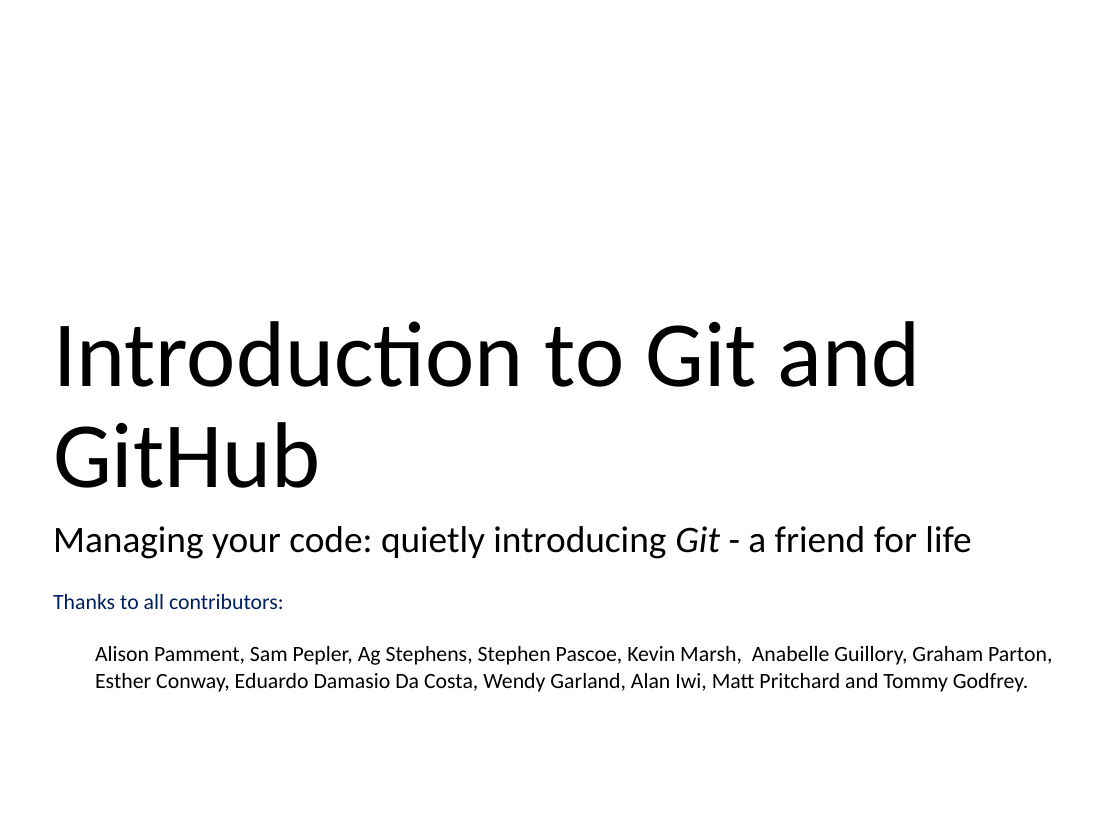
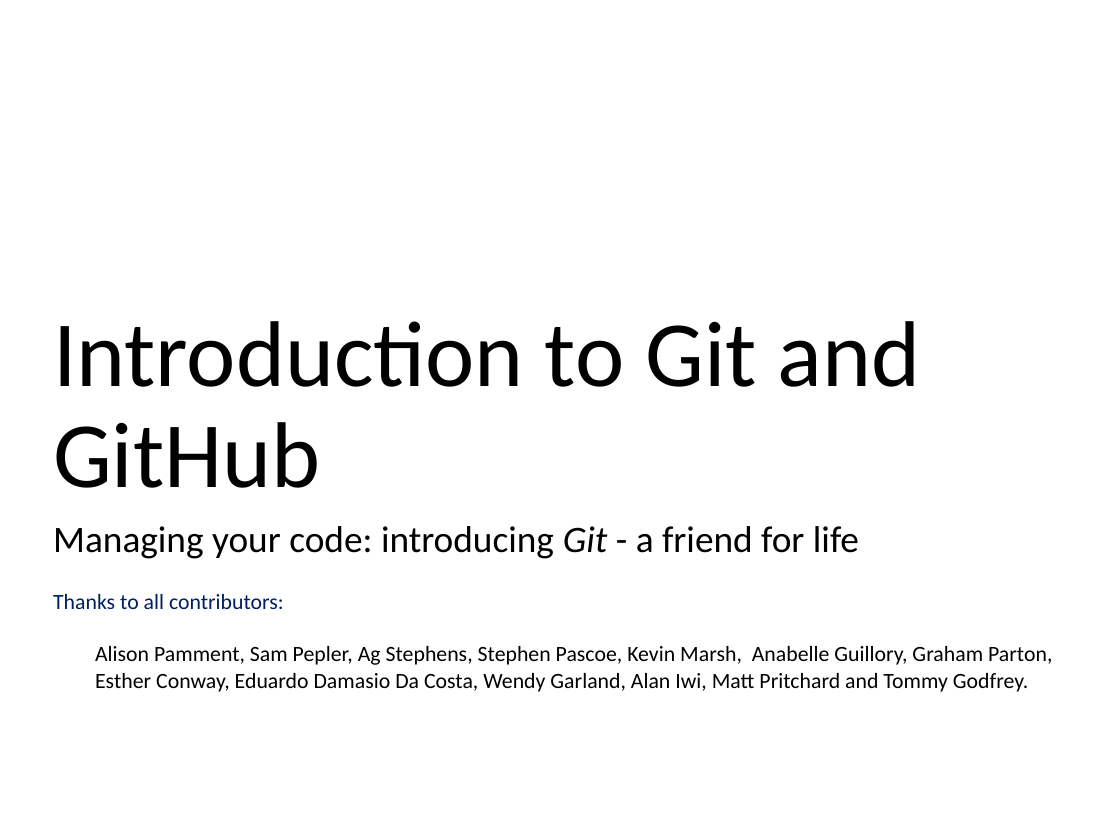
Before and after one commit to ncasuk/ncas-isc, a slide deck: slide 1 of version_control/presentations/01_git_intro.pptx. Drawn at 1120x840 pixels with LibreOffice and Linux fonts; fonts in the diff are those of the drawing; background and template pictures are left out. Boxes give left, top, right and bottom in pixels: in the first picture for what was removed or moved away, otherwise in the second. Text is boxed around its words. In the diff, an @@ line names an element or a change of style, - is before the commit and + after.

```diff
--- a/version_control/presentations/01_git_intro.pptx
+++ b/version_control/presentations/01_git_intro.pptx
@@ subtitle at (53,526,859,559): text changed @@
-Managing your code: quietly introducing Git - a friend for life
+Managing your code: introducing Git - a friend for life
```
Also in this commit, not shown: 18 other slides changed, 1 slide added, 4 other files.
